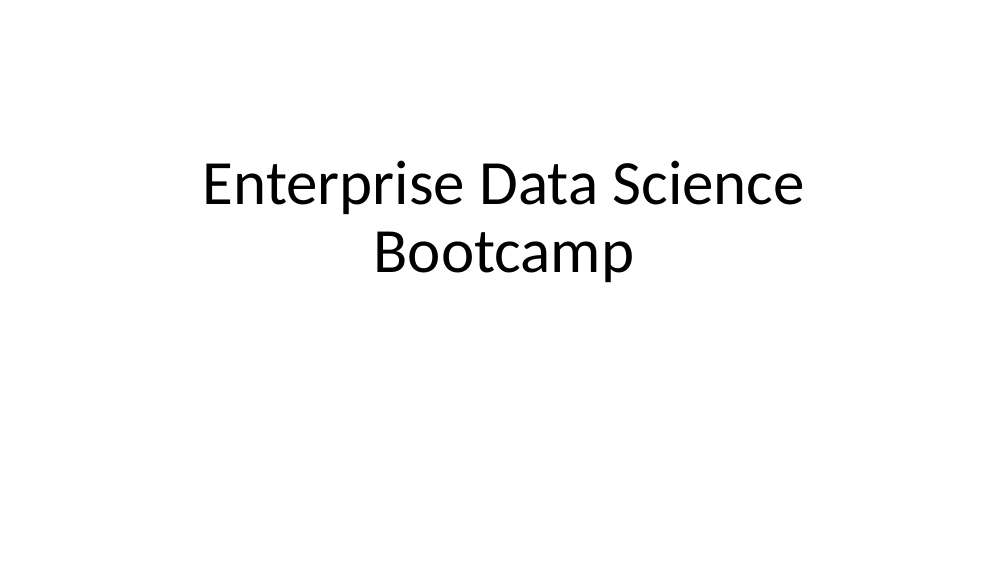
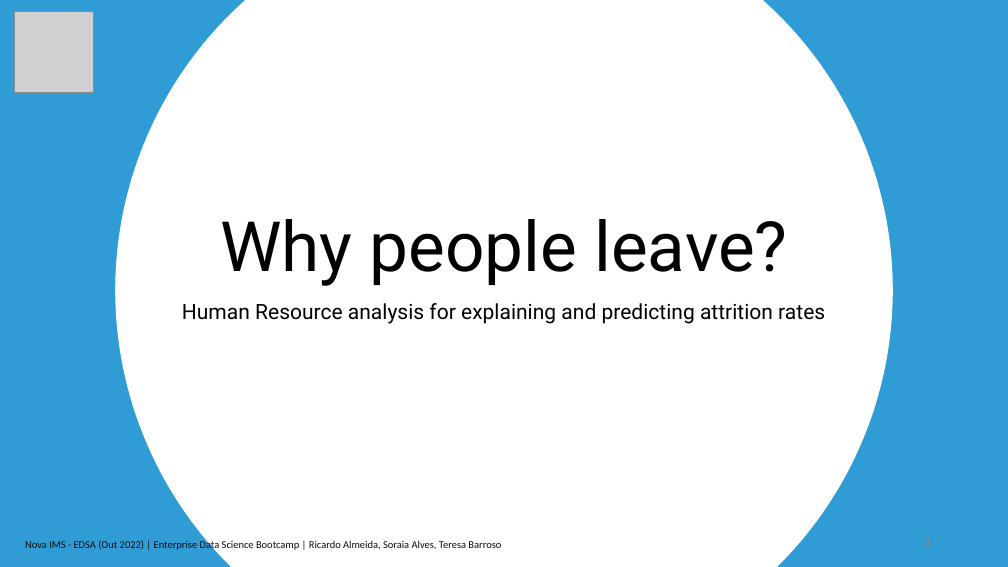
Before and after one commit to Ricardodpalmeida/bootcamp, a slide deck: slide 1 of 3. Presentation/EDSB Intermediary Presentation.pptx. Drawn at 1008x567 pixels with LibreOffice and Linux fonts; fonts in the diff are those of the drawing; grey boxes stand for pictures. Boxes give left, top, right and bottom in pixels: in the first picture for what was removed or moved away, otherwise in the second. Text is boxed around its words. In the diff, an @@ line names an element or a change of style, - is before the commit and + after.

```diff
--- a/3. Presentation/EDSB Intermediary Presentation.pptx
+++ b/3. Presentation/EDSB Intermediary Presentation.pptx
@@ background #FFFFFF to #2F9CD6 @@
@@ picture added at (x1=14, y1=11, x2=93, y2=93) @@
@@ ellipse added at (x1=115, y1=0, x2=893, y2=567), fill #FFFFFF @@
@@ title at (x1=220, y1=219, x2=787, y2=286): text changed; size 60 to 66 pt; font Calibri to Roboto @@
-Enterprise Data Science Bootcamp
+Why people leave?
@@ subtitle added at (x1=182, y1=303, x2=825, y2=324), 20 pt, text #000000 @@
+Human Resource analysis for explaining and predicting attrition rates
@@ text added at (x1=25, y1=540, x2=501, y2=552), 10 pt, text #0D0D0D @@
+Nova IMS - EDSA (Out 2022) | Enterprise Data Science Bootcamp | Ricardo Almeida, Soraia Alves, Teresa Barroso
```
Also in this commit, not shown: 9 slides added, 7 other files.
